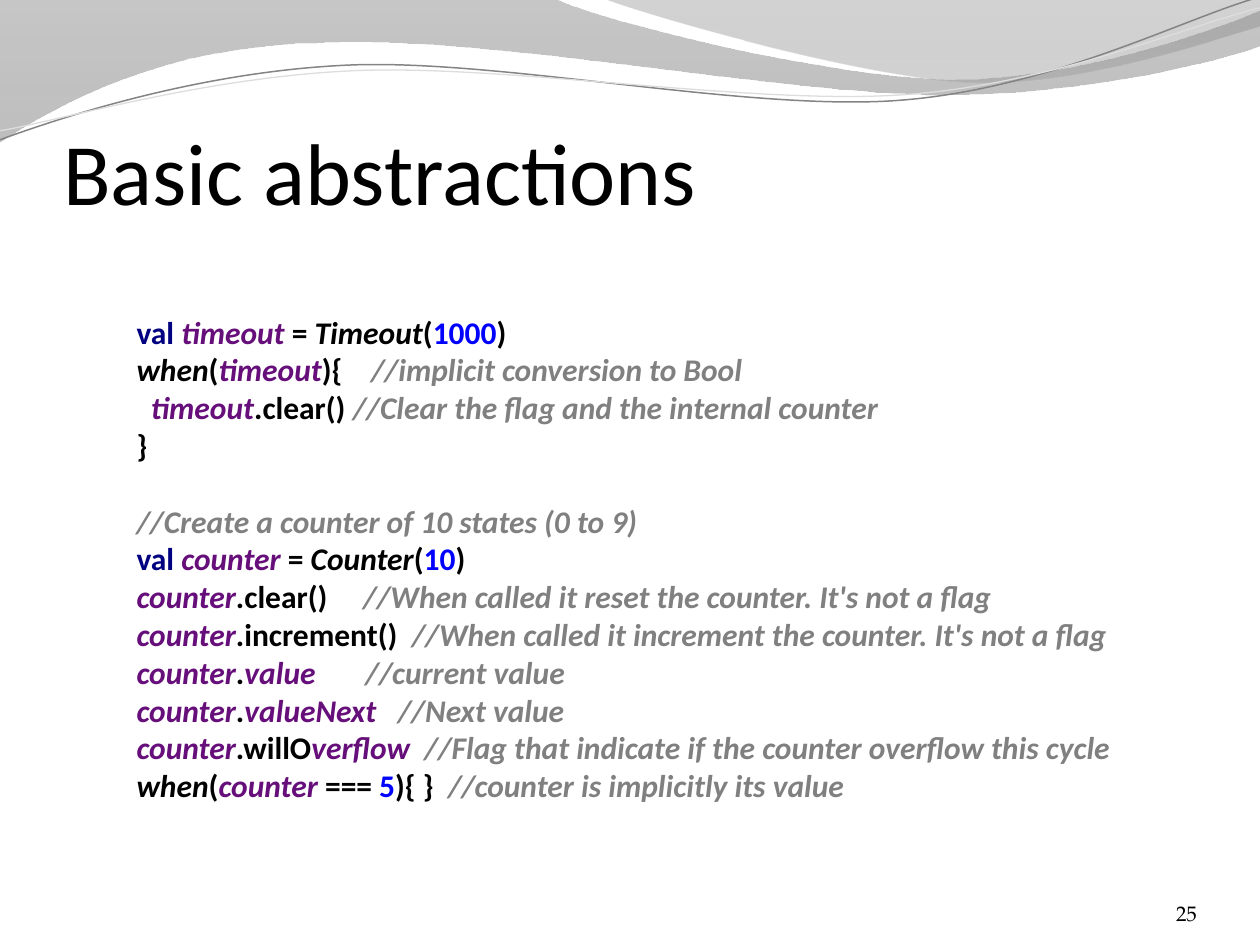
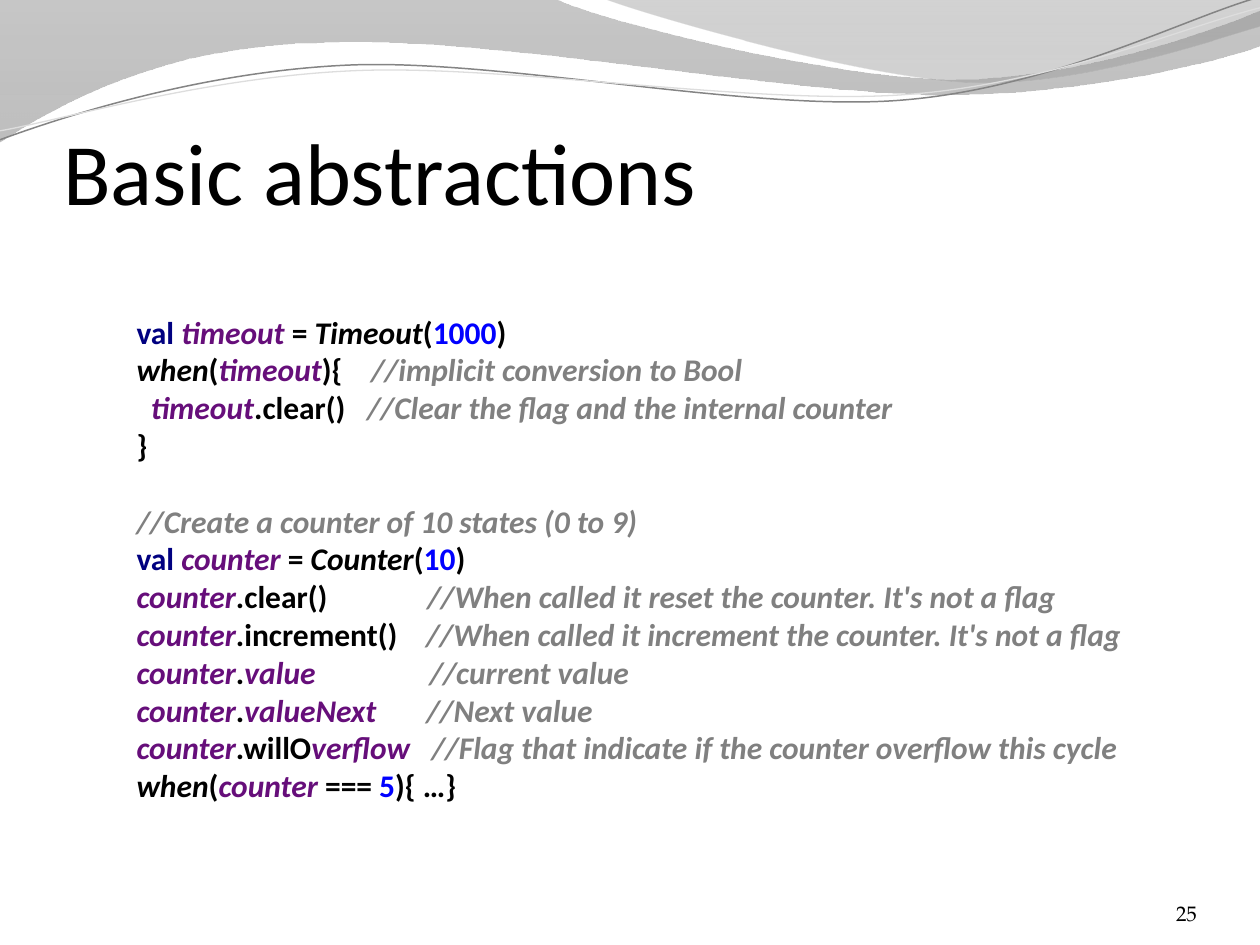
Before and after one commit to SpinalHDL/SpinalDoc, a slide deck: slide 25 of presentation/en/presentation.pptx. Drawn at 1260x945 pixels with LibreOffice and Linux fonts; fonts in the diff are those of the drawing; background and template pictures are left out. Boxes give left, top, right and bottom in pixels: in the first picture for what was removed or moved away, otherwise in the second. Text is boxed around its words. In the diff, an @@ line names an element or a change of style, - is before the commit and + after.

```diff
--- a/presentation/en/presentation.pptx
+++ b/presentation/en/presentation.pptx
@@ text at box(137, 321, 1121, 802): text changed @@
-val timeout = Timeout(1000)
-when(timeout){ //implicit conversion to Bool
-timeout.clear() //Clear the flag and the internal counter
-}
-//Create a counter of 10 states (0 to 9)
-val counter = Counter(10)
-counter.clear() //When called it reset the counter. It's not a flag
-counter.increment() //When called it increment the counter. It's not a flag
-counter.value //current value
-counter.valueNext //Next value
-counter.willOverflow //Flag that indicate if the counter overflow this cycle
-when(counter === 5){ } //counter is implicitly its value
+val timeout = Timeout(1000)
+when(timeout){ //implicit conversion to Bool
+timeout.clear() //Clear the flag and the internal counter
+}
+//Create a counter of 10 states (0 to 9)
+val counter = Counter(10)
+counter.clear() //When called it reset the counter. It's not a flag
+counter.increment() //When called it increment the counter. It's not a flag
+counter.value //current value
+counter.valueNext //Next value
+counter.willOverflow //Flag that indicate if the counter overflow this cycle
+when(counter === 5){ …}
```
Also in this commit, not shown: 17 other slides changed, 1 slide added, 2 other files.
